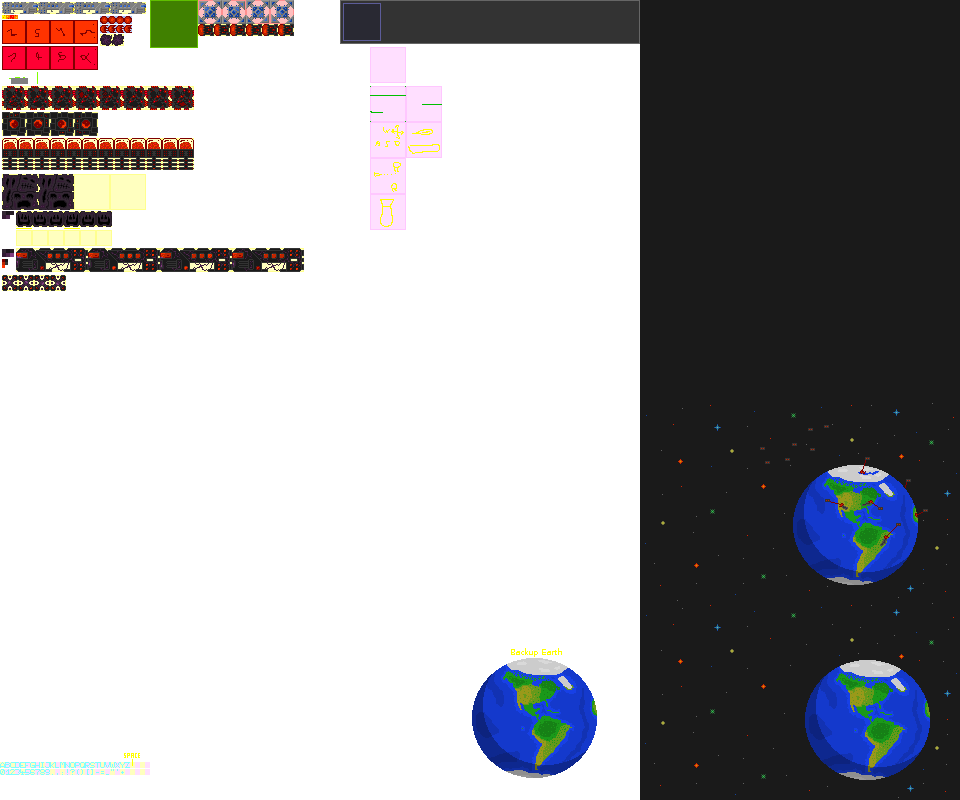
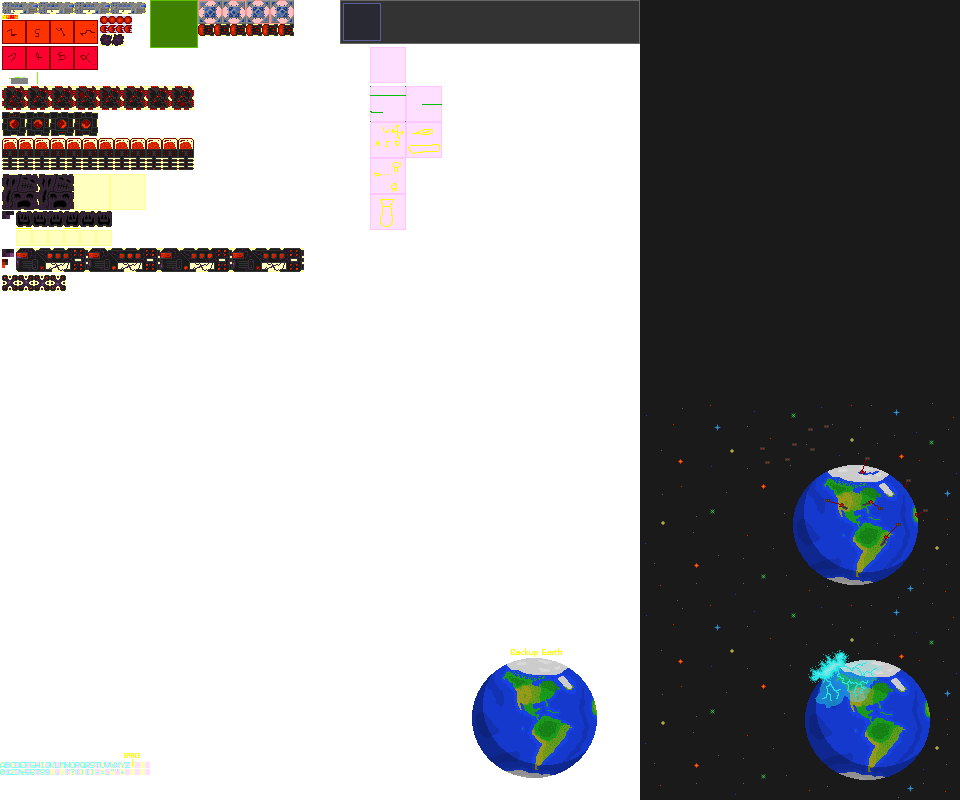
Comparing the layer stacks of the two 960x800 images. Changes:
added layer "q_bomb" in group "nebular" over [808, 650, 877, 701]
painted on "earth" over [815, 660, 883, 708]
